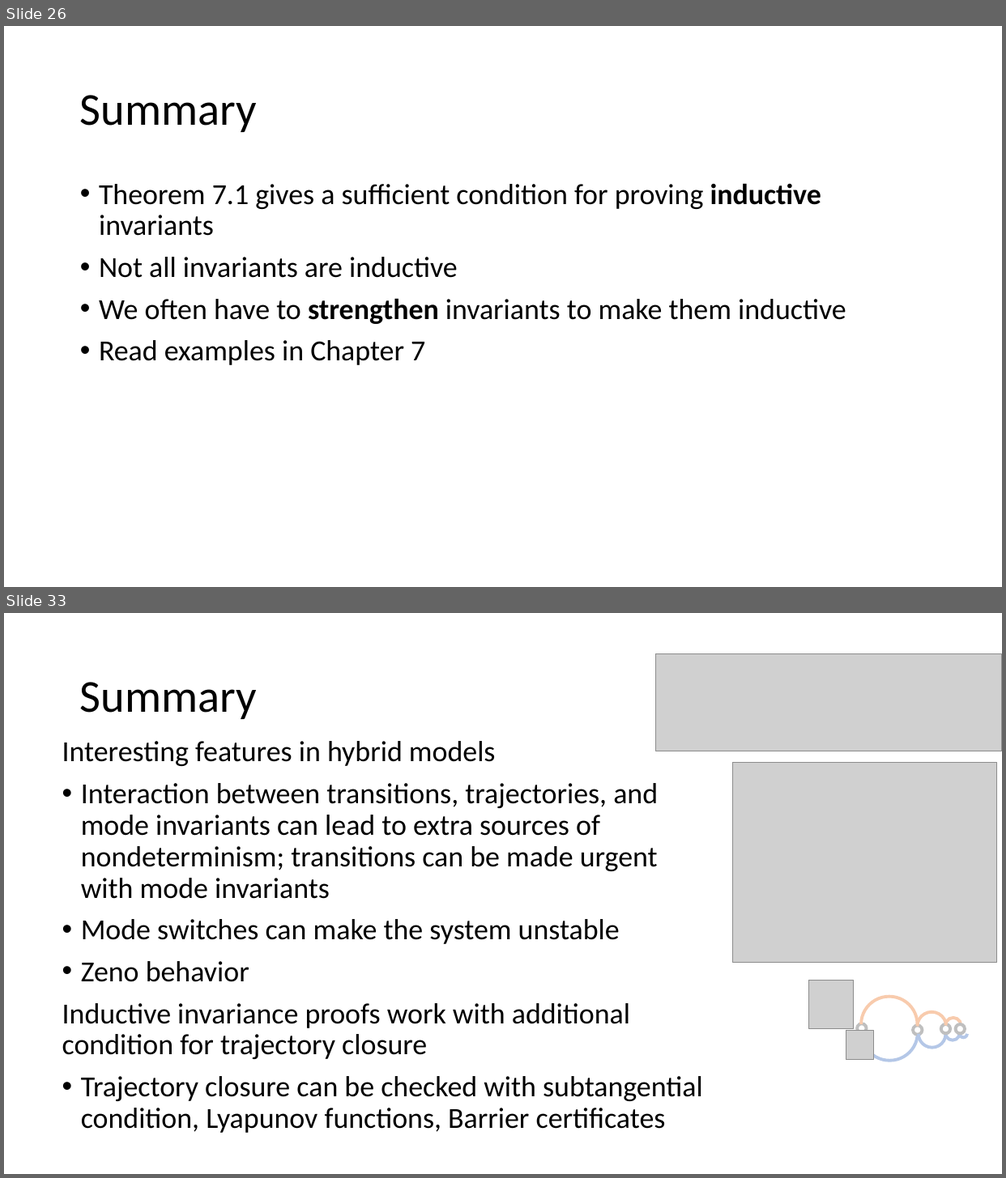
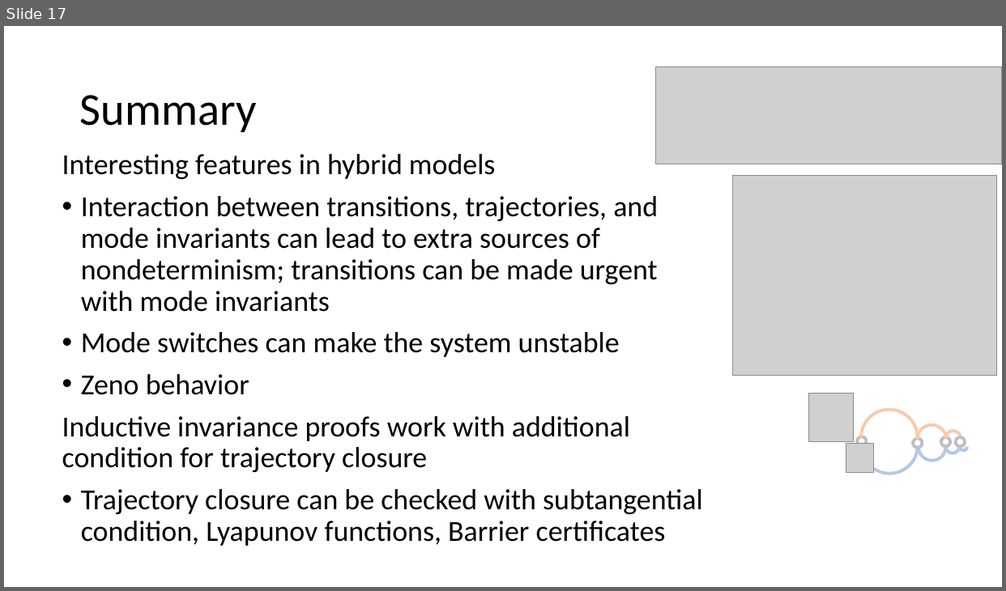
Before and after one commit to sayanmitracode/cpsbooksite, a slide deck: Slides/2025/L13_CPSintro.pptx. Shown one above the other, each under a label of ours: slides 26 and 33 before the commit, slide 17 after it; the slides between them are not shown. The pictures are 1006x1178 and 1006x591 pixels, drawn with LibreOffice and Linux fonts; fonts in the diff are those of the drawing; grey boxes stand for pictures. Boxes give left, top, right and bottom in pixels: in the first picture for what was removed or moved away, otherwise in the second. Text is boxed around its words. In the diff, an @@ line names an element or a change of style, - is before the commit and + after.

```diff
--- a/Slides/2025/L13_CPSintro.pptx
+++ b/Slides/2025/L13_CPSintro.pptx
@@ slide 26 removed at box(4, 26, 1002, 587), background #FFFFFF @@
@@ title removed at box(80, 95, 257, 132) @@
-Summary
@@ text removed at box(99, 183, 846, 365) @@
-• Theorem 7.1 gives a sufficient condition for proving inductive invariants
-• Not all invariants are inductive
-• We often have to strengthen invariants to make them inductive
-• Read examples in Chapter 7
@@ what was slide 33 is now slide 17 @@
```
Also in this commit, not shown: 15 other slides removed, 3 other files.
